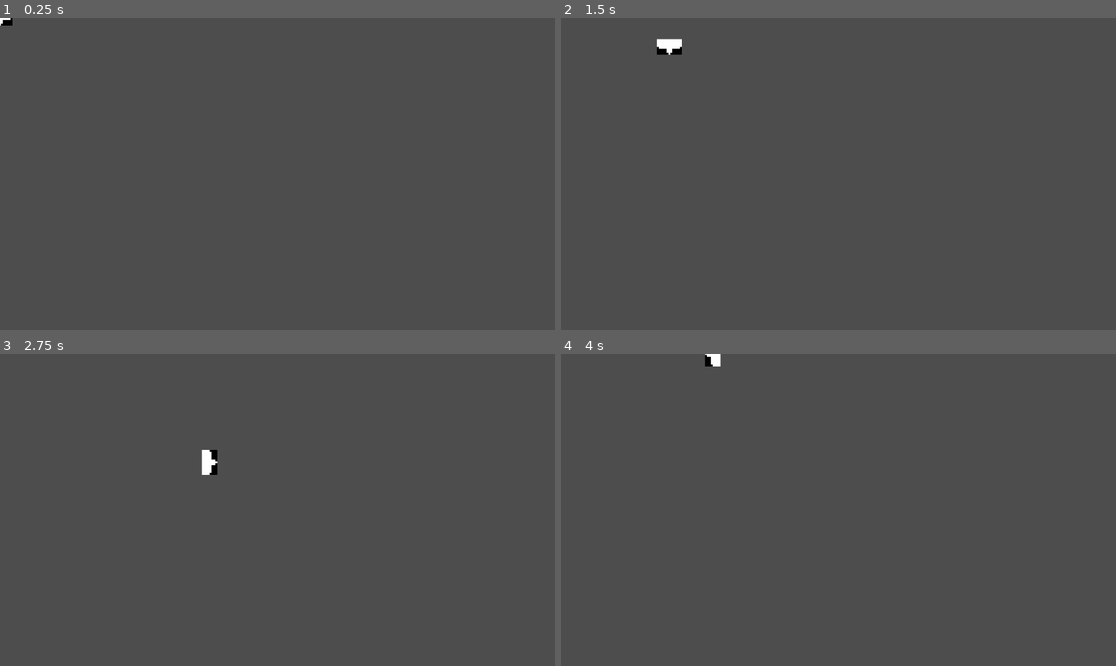
Above: before the commit, frames 1-4 (two rows, left to right).
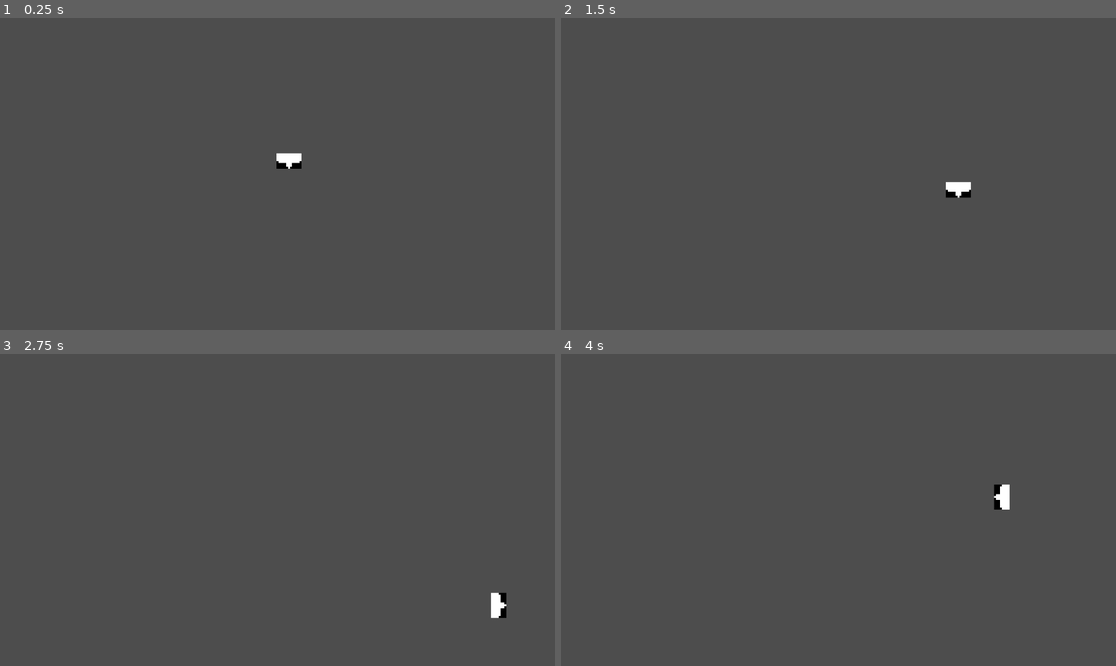
Above: after the commit, the same moments.

Repository: Arzpal/ShapeYourWayOut
Game: Godot game, scene res://Scenes/player.tscn
The game is run twice, just before and just after one commit, with the same random seed, the same clock (stepped at 60 frames per second) and the same inputs.
Inputs (mouse positions are in pixels of both pictures, inside the frame that each line leads up to):
- Up to frame 1 (0.25 s): no input
- Up to frame 2 (1.5 s): tap Enter at 0.5 s; move the mouse to (960, 158) at 0.52 s; hold D (m_right) 0.53-1.28 s; click (960, 158) at 0.6 s; move the mouse to (727, 189) at 1.27 s; hold S (m_down) from 1.28 s (still down); click (727, 189) at 1.35 s
- Up to frame 3 (2.75 s): move the mouse to (333, 441) at 2.02 s; release S (m_down) at 2.03 s; hold D (m_right) from 2.03 s (still down); click (333, 441) at 2.1 s
- Up to frame 4 (4 s): move the mouse to (810, 572) at 2.77 s; release D (m_right) at 2.78 s; hold W (m_up) 2.78-3.53 s; click (810, 572) at 2.85 s; move the mouse to (1005, 556) at 3.52 s; hold A (m_left) from 3.53 s (still down); click (1005, 556) at 3.6 s

The runs differ from the first frame. In frame 1, 0.3% of the frame differs, in the area x 0-55%, y 0-49%; in frame 2, 0.5%; in frame 3, 0.5%, in the area x 36-92%, y 30-85%; in frame 4, 0.3%.
Error after the commit: Cannot call method 'add_child' on a null value. (res://Scripts/player.gd:62)

Commit message:
added shoot logic

Diff:
--- a/Test1/Scenes/Playground.tscn
+++ b/Test1/Scenes/Playground.tscn
@@ -2,7 +2,10 @@
 
 [ext_resource type="PackedScene" uid="uid://c8ytxyw8whmn3" path="res://Scenes/player.tscn" id="1_y2moq"]
 
-[node name="Node" type="Node"]
+[node name="Playground" type="Node"]
 
-[node name="Player" parent="." instance=ExtResource("1_y2moq")]
+[node name="Player" parent="." node_paths=PackedStringArray("main") instance=ExtResource("1_y2moq")]
 position = Vector2(641, 250)
+main = NodePath("../BulletHolder")
+
+[node name="BulletHolder" type="Node2D" parent="."]
--- /dev/null
+++ b/Test1/Scenes/bullet.tscn
@@ -0,0 +1,58 @@
+[gd_scene load_steps=9 format=3 uid="uid://7id8ut2b71to"]
+
+[ext_resource type="Script" path="res://Scripts/bullet.gd" id="1_64a40"]
+[ext_resource type="Texture2D" uid="uid://ci6hd8cdsnxku" path="res://Sprites/Arcade - Space Invaders - Game Graphics and Color Overlays.png" id="1_nber8"]
+
+[sub_resource type="CapsuleShape2D" id="CapsuleShape2D_xx77s"]
+radius = 5.0
+height = 26.0
+
+[sub_resource type="AtlasTexture" id="AtlasTexture_auvfj"]
+atlas = ExtResource("1_nber8")
+region = Rect2(1, 20, 3, 10)
+
+[sub_resource type="AtlasTexture" id="AtlasTexture_gboee"]
+atlas = ExtResource("1_nber8")
+region = Rect2(6, 20, 3, 10)
+
+[sub_resource type="AtlasTexture" id="AtlasTexture_r4bb8"]
+atlas = ExtResource("1_nber8")
+region = Rect2(11, 20, 3, 10)
+
+[sub_resource type="AtlasTexture" id="AtlasTexture_t3ike"]
+atlas = ExtResource("1_nber8")
+region = Rect2(16, 20, 3, 10)
+
+[sub_resource type="SpriteFrames" id="SpriteFrames_o2uts"]
+animations = [{
+"frames": [{
+"duration": 1.0,
+"texture": SubResource("AtlasTexture_auvfj")
+}, {
+"duration": 1.0,
+"texture": SubResource("AtlasTexture_gboee")
+}, {
+"duration": 1.0,
+"texture": SubResource("AtlasTexture_r4bb8")
+}, {
+"duration": 1.0,
+"texture": SubResource("AtlasTexture_t3ike")
+}],
+"loop": true,
+"name": &"Idle",
+"speed": 5.0
+}]
+
+[node name="Bullet" type="Area2D"]
+z_index = 9
+script = ExtResource("1_64a40")
+
+[node name="CollisionShape2D" type="CollisionShape2D" parent="."]
+shape = SubResource("CapsuleShape2D_xx77s")
+
+[node name="AnimatedSprite2D" type="AnimatedSprite2D" parent="."]
+scale = Vector2(2, 2)
+sprite_frames = SubResource("SpriteFrames_o2uts")
+animation = &"Idle"
+autoplay = "Idle"
+frame_progress = 0.181715
--- a/Test1/Scenes/player.tscn
+++ b/Test1/Scenes/player.tscn
@@ -1,7 +1,8 @@
-[gd_scene load_steps=6 format=3 uid="uid://c8ytxyw8whmn3"]
+[gd_scene load_steps=7 format=3 uid="uid://c8ytxyw8whmn3"]
 
 [ext_resource type="Script" path="res://Scripts/player.gd" id="1_62355"]
 [ext_resource type="Texture2D" uid="uid://ci6hd8cdsnxku" path="res://Sprites/Arcade - Space Invaders - Game Graphics and Color Overlays.png" id="1_poelo"]
+[ext_resource type="PackedScene" uid="uid://7id8ut2b71to" path="res://Scenes/bullet.tscn" id="2_utwvj"]
 
 [sub_resource type="AtlasTexture" id="AtlasTexture_fcg8b"]
 atlas = ExtResource("1_poelo")
@@ -23,8 +24,11 @@
 height = 47.9941
 
 [node name="Player" type="CharacterBody2D"]
+z_index = 10
+position = Vector2(600, 297)
 script = ExtResource("1_62355")
 delay_time = 0.1
+bullet_scene = ExtResource("2_utwvj")
 metadata/_edit_group_ = true
 
 [node name="AnimatedSprite2D" type="AnimatedSprite2D" parent="."]
@@ -41,4 +45,7 @@
 [node name="RotationDelay" type="Timer" parent="."]
 one_shot = true
 
+[node name="BulletPosition" type="Node2D" parent="."]
+position = Vector2(0, -17)
+
 [connection signal="timeout" from="RotationDelay" to="." method="_on_rotation_delay_timeout"]
--- /dev/null
+++ b/Test1/Scripts/bullet.gd
@@ -0,0 +1,18 @@
+extends Area2D
+
+const SPEED = 1000.0
+
+var spawn_pos: Vector2
+var spawn_rot: float
+
+# Called when the node enters the scene tree for the first time.
+func _ready():
+	global_position = spawn_pos
+	global_rotation = spawn_rot
+	pass # Replace with function body.
+
+
+# Called every frame. 'delta' is the elapsed time since the previous frame.
+func _process(delta):
+	move_local_y(-SPEED * delta)
+	pass
--- a/Test1/Scripts/player.gd
+++ b/Test1/Scripts/player.gd
@@ -1,18 +1,27 @@
 extends CharacterBody2D
 
+#movement
 const SPEED = 18000.0
+
+#rotation
 var rotation_dir: Vector2 = Vector2.ZERO
 var last_direction: Vector2 = Vector2.ZERO
 var both_pressed = false
 @onready var rotation_delay = $RotationDelay
+@export var delay_time = 0.2
 
-@export var delay_time = 0.2
+#shoot
+@export var main: Node2D
+@export var bullet_scene: PackedScene
+@onready var bullet_position = $BulletPosition
 
 func _ready():
 	rotation_delay.wait_time = delay_time
 
 func _physics_process(delta):
 	movement_rotation(delta)
+	if Input.is_action_just_pressed("shoot"):
+		shoot()
 
 func movement_rotation(delta):
 	var direction = Vector2(
@@ -29,7 +38,7 @@
 	elif both_pressed && direction.x * direction.y == 0 && abs(direction.x) + abs(direction.y) != 0: #if one of them has been released
 		if(rotation_delay.is_stopped()):
 			rotation_delay.start()
-	elif direction != Vector2.ZERO: #
+	elif direction != Vector2.ZERO:
 		last_direction = direction.normalized()
 
 	_rotate_direction()
@@ -45,3 +54,9 @@
 func _on_rotation_delay_timeout():
 	both_pressed = false
 	rotation_dir = last_direction
+
+func shoot():
+	var bullet = bullet_scene.instantiate()
+	bullet.spawn_pos = bullet_position.global_position
+	bullet.spawn_rot = bullet_position.global_rotation
+	main.add_child(bullet)
--- a/Test1/project.godot
+++ b/Test1/project.godot
@@ -37,6 +37,12 @@
 "events": [Object(InputEventKey,"resource_local_to_scene":false,"resource_name":"","device":-1,"window_id":0,"alt_pressed":false,"shift_pressed":false,"ctrl_pressed":false,"meta_pressed":false,"pressed":false,"keycode":0,"physical_keycode":68,"key_label":0,"unicode":100,"echo":false,"script":null)
 ]
 }
+shoot={
+"deadzone": 0.5,
+"events": [Object(InputEventMouseButton,"resource_local_to_scene":false,"resource_name":"","device":-1,"window_id":0,"alt_pressed":false,"shift_pressed":false,"ctrl_pressed":false,"meta_pressed":false,"button_mask":0,"position":Vector2(0, 0),"global_position":Vector2(0, 0),"factor":1.0,"button_index":1,"canceled":false,"pressed":false,"double_click":false,"script":null)
+, Object(InputEventKey,"resource_local_to_scene":false,"resource_name":"","device":-1,"window_id":0,"alt_pressed":false,"shift_pressed":false,"ctrl_pressed":false,"meta_pressed":false,"pressed":false,"keycode":0,"physical_keycode":32,"key_label":0,"unicode":32,"echo":false,"script":null)
+]
+}
 
 [rendering]
 
